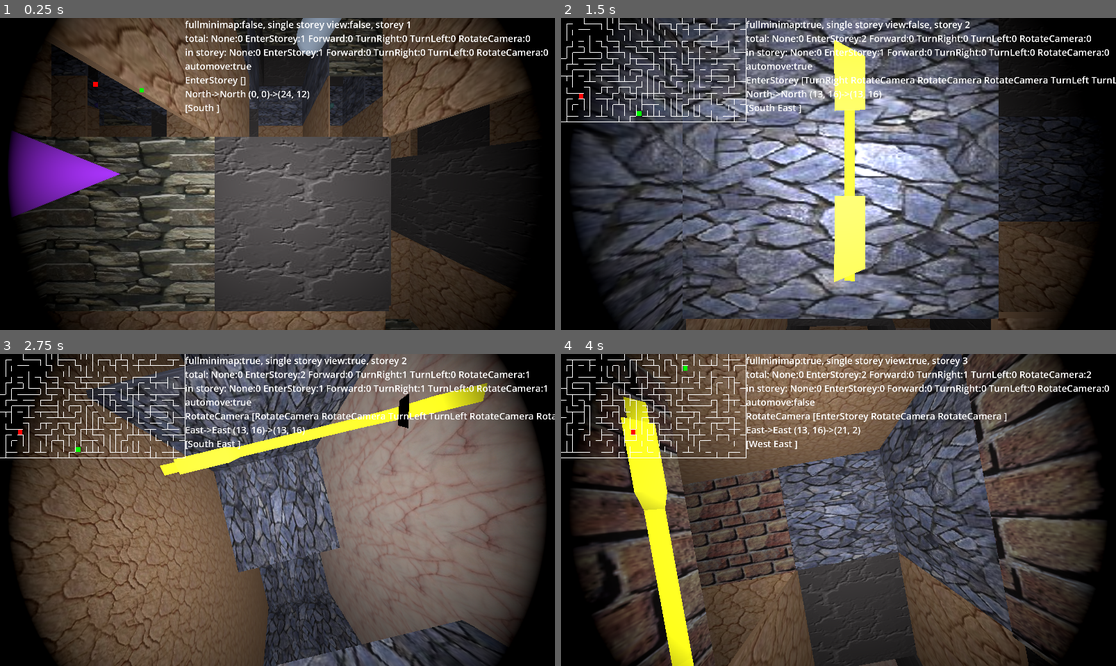
Above: before the commit, frames 1-4 (two rows, left to right).
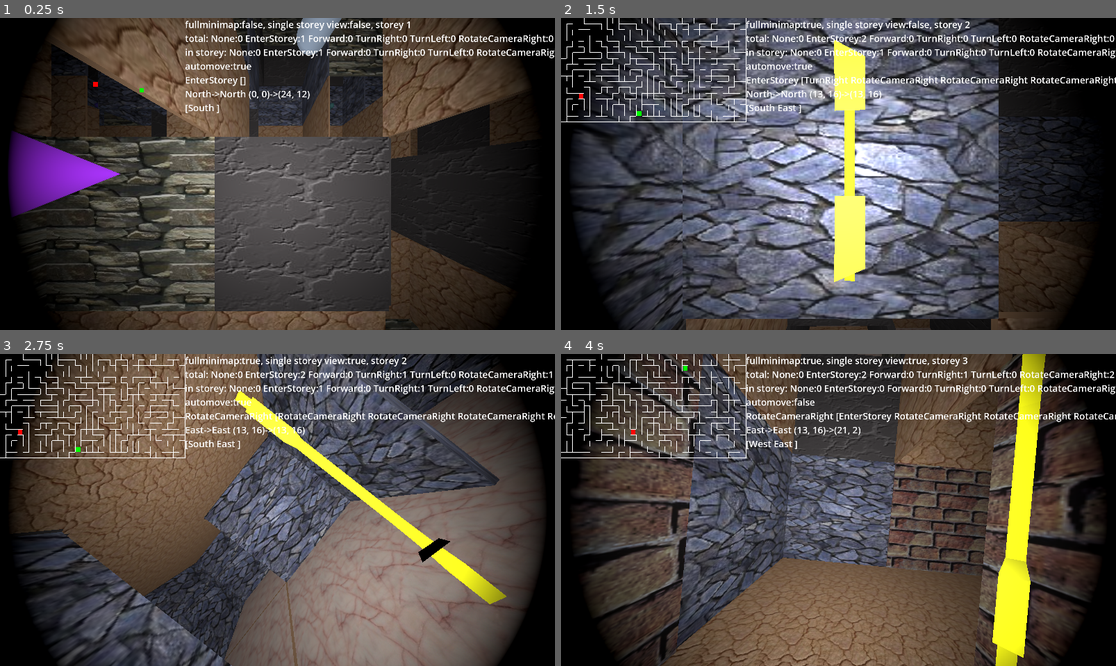
Above: after the commit, the same moments.

Repository: kasworld/gd4maze3d
Game: Godot game, scene res://main.tscn
Same seed, same stepped clock (60 frames per second), same inputs: the game is played once before the commit and once after it.
Inputs (mouse positions are in pixels of both pictures, inside the frame that each line leads up to):
- Up to frame 1 (0.25 s): no input
- Up to frame 2 (1.5 s): tap Enter at 0.5 s; move the mouse to (960, 158) at 0.52 s; hold Right 0.53-1.28 s; tap Space at 0.6, 0.77, 1.07 s; click (960, 158) at 0.67 s; move the mouse to (727, 189) at 1.27 s; hold Down from 1.28 s (still down); tap 1 at 1.35 s
- Up to frame 3 (2.75 s): tap Space at 1.52, 1.55, 1.82, 2.3 s; move the mouse to (333, 441) at 2.02 s; release Down at 2.03 s; hold Right from 2.03 s (still down); tap 2 at 2.1 s
- Up to frame 4 (4 s): move the mouse to (810, 572) at 2.77 s; release Right at 2.78 s; hold Up 2.78-3.53 s; tap 3 at 2.85 s; click (810, 572) at 2.92 s; tap Space at 3.02, 3.05, 3.32, 3.77, 3.8 s; move the mouse to (1005, 556) at 3.52 s; hold Left from 3.53 s (still down); tap Enter at 3.6 s

The runs differ from the first frame. In frame 1, 0.4% of the frame differs, in the area x 33-100%, y 5-30%; in frame 2, 0.8%; in frame 3, 64%, in the area x 2-100%, y 0-100%; in frame 4, 62%.

Commit message:
rotate camera 90 deg

Diff:
--- a/character.gd
+++ b/character.gd
@@ -4,8 +4,20 @@
 
 var storey :Storey
 
+enum ViewDir {Up,Right,Down,Left}
+static func viewdir2str(vd :ViewDir)->String:
+	return ViewDir.keys()[vd]
+static func viewdir_left(d:ViewDir)->ViewDir:
+	return (d+1)%4 as ViewDir
+static func viewdir_right(d:ViewDir)->ViewDir:
+	return (d-1+4)%4 as ViewDir
+static func viewdir_opposite(d:ViewDir)->ViewDir:
+	return (d+2)%4 as ViewDir
+static func viewdir2rad(d:ViewDir)->float:
+	return deg_to_rad(d*90.0)
+
 var ani_act_dur :float # sec
-enum Act {None, EnterStorey, Forward, TurnRight , TurnLeft, RotateCamera}
+enum Act {None, EnterStorey, Forward, TurnRight , TurnLeft, RotateCameraRight, RotateCameraLeft}
 func act2str(a :Act)->String:
 	return Act.keys()[a]
 
@@ -35,13 +47,14 @@
 var dir_dst : Storey.Dir
 var pos_src :Vector2i
 var pos_dst :Vector2i
+var view_dir :ViewDir
+var view_dir_dst :ViewDir
 
 var act_start_time :float # unixtime sec
 var act_current : Act
 
 var is_player :bool
 var auto_move :bool
-var camera_up :bool
 
 func init(pl:bool, auto :bool)->void:
 	is_player = pl
@@ -95,6 +108,7 @@
 	if act_current != Act.None && ani_dur > 1.0: # action ended
 		dir_src = dir_dst
 		pos_src = pos_dst
+		view_dir = view_dir_dst
 		act_current = Act.None
 		$Camera3D.rotation.z = snapped($Camera3D.rotation.z, PI)
 		return true
@@ -121,8 +135,10 @@
 				dir_dst = Storey.dir_left(dir_src)
 			Act.TurnRight:
 				dir_dst = Storey.dir_right(dir_src)
-			Act.RotateCamera:
-				camera_up = !camera_up
+			Act.RotateCameraRight:
+				view_dir_dst = Character.viewdir_right(view_dir)
+			Act.RotateCameraLeft:
+				view_dir_dst = Character.viewdir_left(view_dir)
 			Act.EnterStorey:
 				pass
 		total_act_stats[act_current] += 1
@@ -177,10 +193,7 @@
 	return lerp_angle(Storey.dir2rad(dir_src), Storey.dir2rad(dir_dst), dur)
 
 func calc_animate_camera_rotate(dur :float)->float:
-	if camera_up:
-		return lerp_angle(0, PI, dur)
-	else :
-		return lerp_angle(PI, 0, dur)
+	return lerp_angle(Character.viewdir2rad(view_dir), Character.viewdir2rad(view_dir_dst), dur)
 
 func rotate_camera( rad :float)->void:
 	$Camera3D.rotation.z = rad
--- a/main.gd
+++ b/main.gd
@@ -90,7 +90,8 @@
 					enter_new_storey()
 					return
 				if cur_storey.is_capsule_pos(pl.pos_src) : # capsule encounter
-					pl.queue_act(Character.Act.RotateCamera)
+					pl.queue_act(Character.Act.RotateCameraRight)
+					pl.queue_act(Character.Act.RotateCameraRight)
 					cur_storey.remove_capsule_at(pl.pos_src)
 				minimap.move_player(pl.pos_src.x, pl.pos_src.y)
 				minimap2draw.move_player(pl.pos_src.x, pl.pos_src.y)
@@ -130,7 +131,8 @@
 			player_list[0].queue_act(Character.Act.TurnRight)
 
 		elif event.keycode == KEY_SPACE:
-			player_list[0].queue_act(Character.Act.RotateCamera)
+			player_list[0].queue_act(Character.Act.RotateCameraRight)
+			player_list[0].queue_act(Character.Act.RotateCameraRight)
 		elif event.keycode == KEY_ENTER:
 			enter_new_storey()
 
@@ -152,7 +154,7 @@
 			animate_move_by_dur(pl, dur)
 		Character.Act.TurnLeft, Character.Act.TurnRight:
 			animate_turn_by_dur(pl, dur)
-		Character.Act.RotateCamera:
+		Character.Act.RotateCameraRight,Character.Act.RotateCameraLeft:
 			animate_rotate_camera_by_dur(pl,dur)
 		Character.Act.EnterStorey:
 			animate_move_by_dur(pl, dur)
